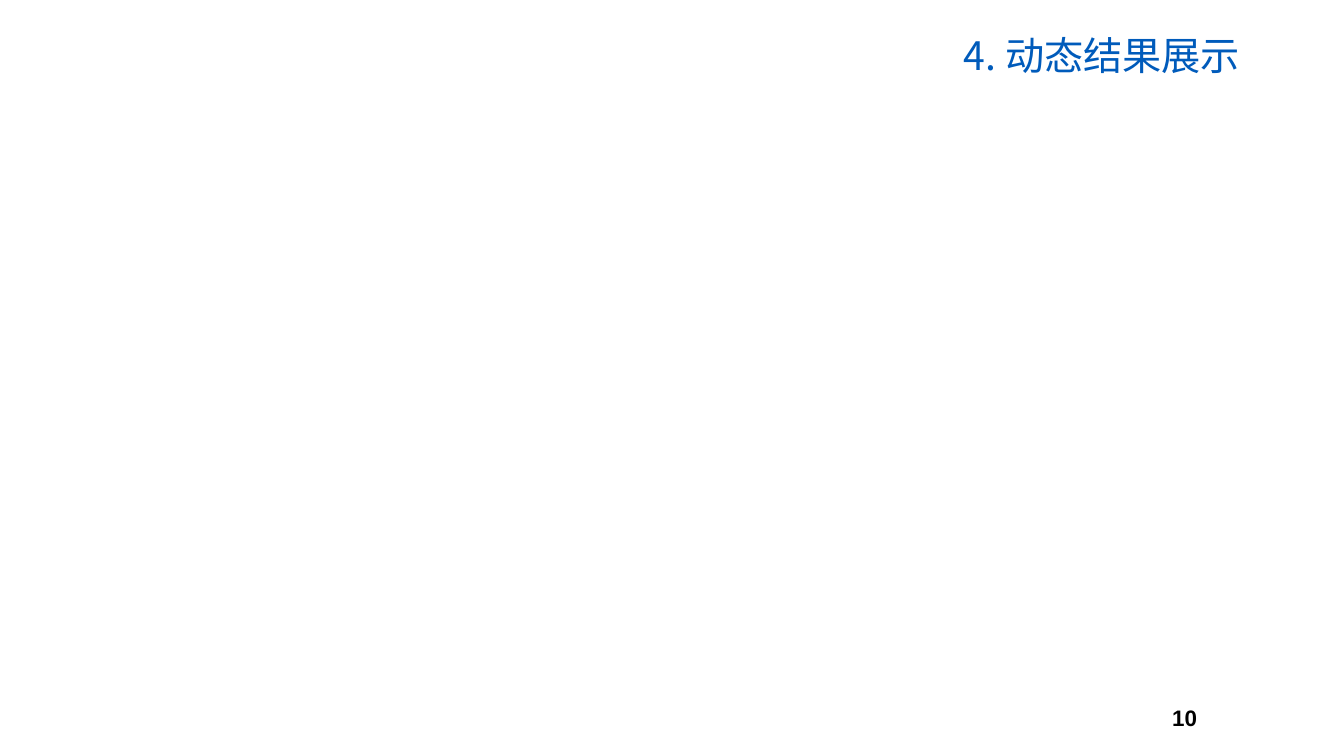
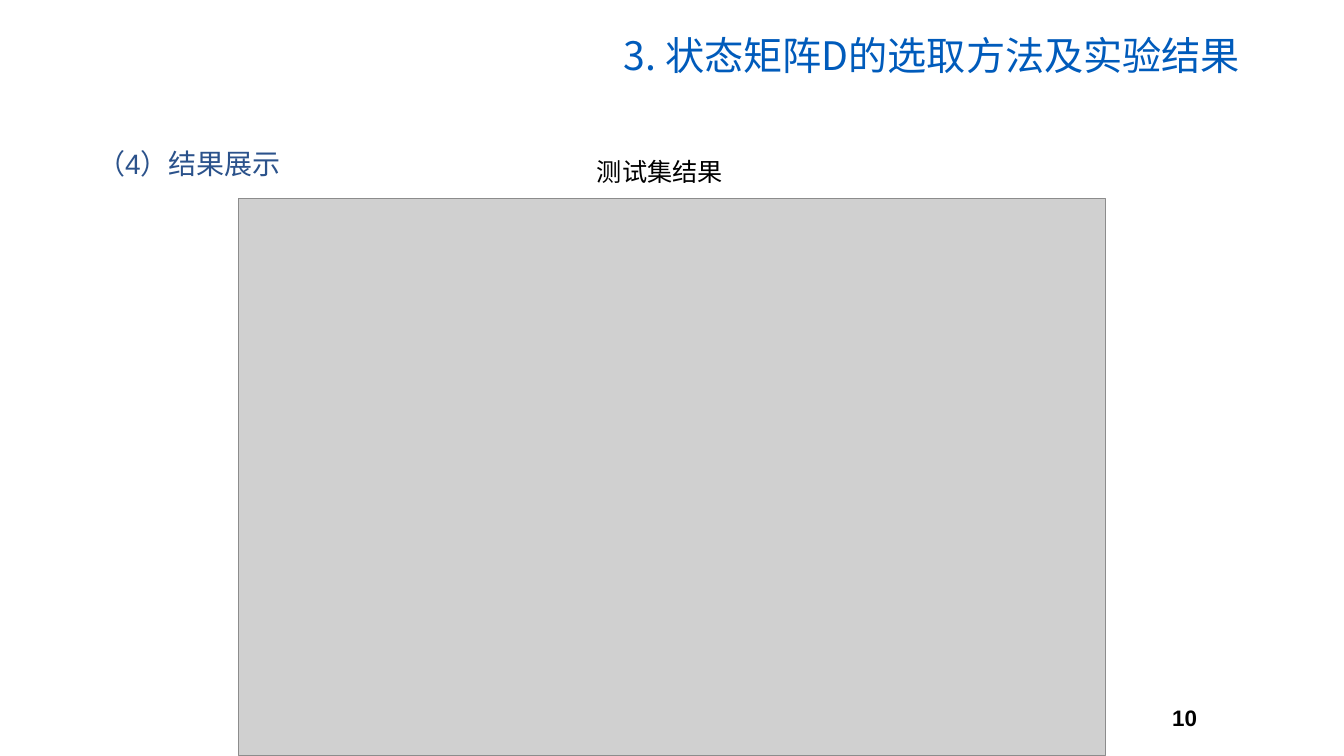
Before and after one commit to MMMMMz/SBM, a slide deck: slide 10 of SBM大作业汇报.pptx. Drawn at 1344x756 pixels with LibreOffice and Linux fonts; fonts in the diff are those of the drawing; grey boxes stand for pictures; background and template pictures are left out. Boxes give left, top, right and bottom in pixels: in the first picture for what was removed or moved away, otherwise in the second. Text is boxed around its words. In the diff, an @@ line names an element or a change of style, - is before the commit and + after.

```diff
--- a/SBM大作业汇报.pptx
+++ b/SBM大作业汇报.pptx
@@ text added at bbox=[624, 37, 1240, 73], 28 pt, text #005BBB @@
+3. 状态矩阵D的选取方法及实验结果
@@ text at bbox=[97, 150, 281, 177]: text changed; size 28 to 20 pt; font Noto Sans CJK SC to Arial; text colour #005BBB to #2B528B @@
-4. 动态结果展示
+（4）结果展示
@@ text added at bbox=[597, 159, 723, 183], 18 pt, text #000000 @@
+测试集结果
@@ picture added at bbox=[238, 199, 1106, 756] @@
```
Also in this commit, not shown: 10 other slides changed, 1 slide added, 3 other files.
